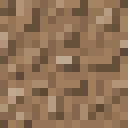
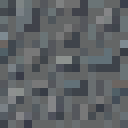
Layered file, before and after one edit (w=128, h=128). Changes by layer:
pixels changed over 0, 0, 128, 128 (layer not identified)
